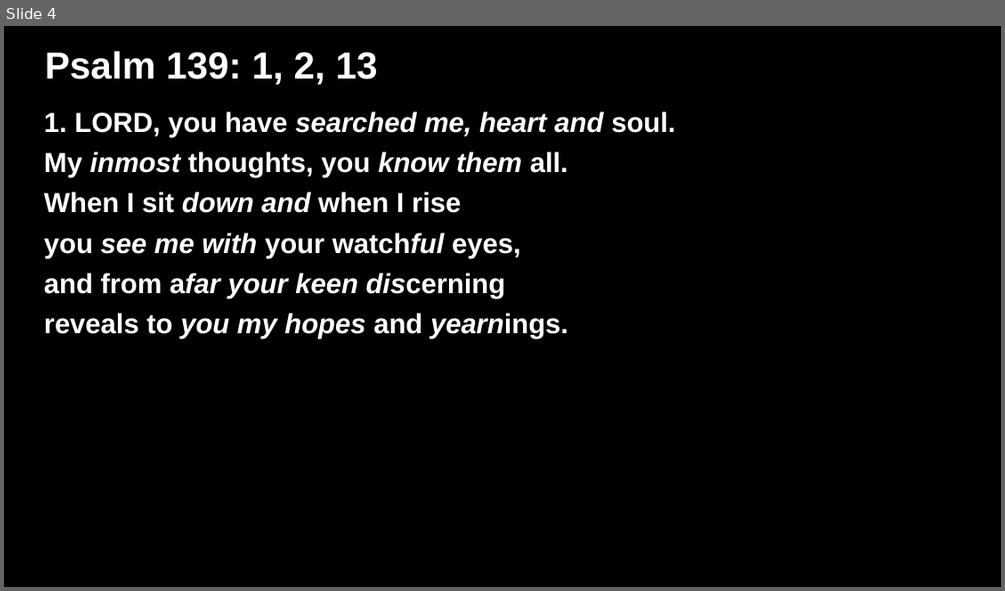
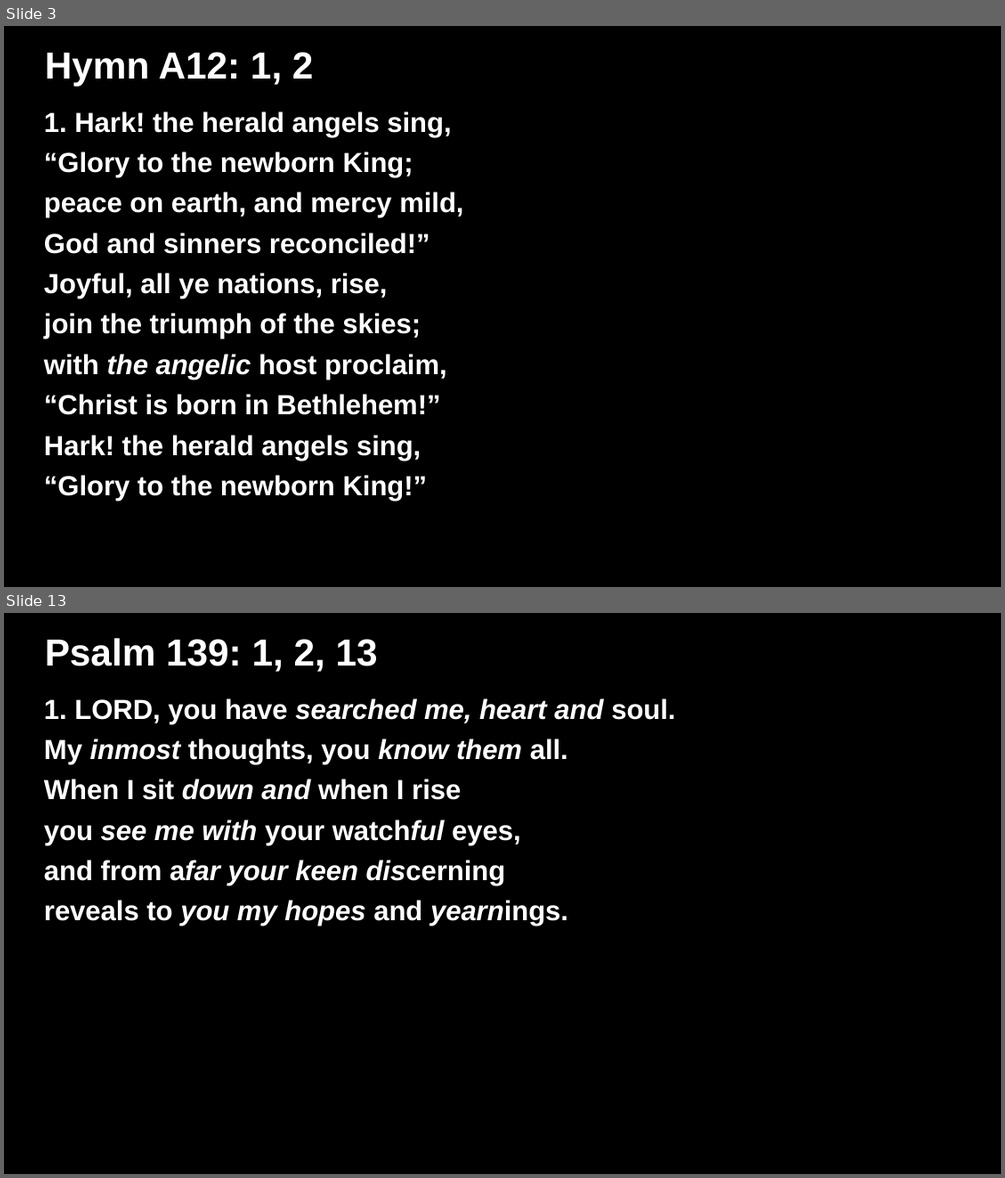
Before and after one commit to lfnincao/lyrics-presentation-creator, a slide deck: Lyrics.odp. Shown one above the other, each under a label of ours: slide 4 before the commit, slides 3 and 13 after it; the slides between them are not shown. The pictures are 1005x591 and 1005x1178 pixels, drawn with LibreOffice and Linux fonts; fonts in the diff are those of the drawing. Boxes give left, top, right and bottom in pixels: in the first picture for what was removed or moved away, otherwise in the second. Text is boxed around its words. In the diff, an @@ line names an element or a change of style, - is before the commit and + after.

```diff
--- a/Lyrics.odp
+++ b/Lyrics.odp
@@ slide 3 added at (x1=4, y1=26, x2=1001, y2=587), background #000000 @@
@@ title added at (x1=45, y1=52, x2=314, y2=86), 30 pt, text #FFFFFF, bold @@
+Hymn A12: 1, 2
@@ subtitle added at (x1=44, y1=111, x2=463, y2=500), 22 pt, text #FFFFFF, bold @@
+1. Hark! the herald angels sing,
+“Glory to the newborn King;
+peace on earth, and mercy mild,
+God and sinners reconciled!”
+Joyful, all ye nations, rise,
+join the triumph of the skies;
+with the angelic host proclaim,
+“Christ is born in Bethlehem!”
+Hark! the herald angels sing,
+“Glory to the newborn King!”
@@ what was slide 4 is now slide 13 @@
```
Also in this commit, not shown: 3 slides changed, 8 other slides added, 2 other files.
